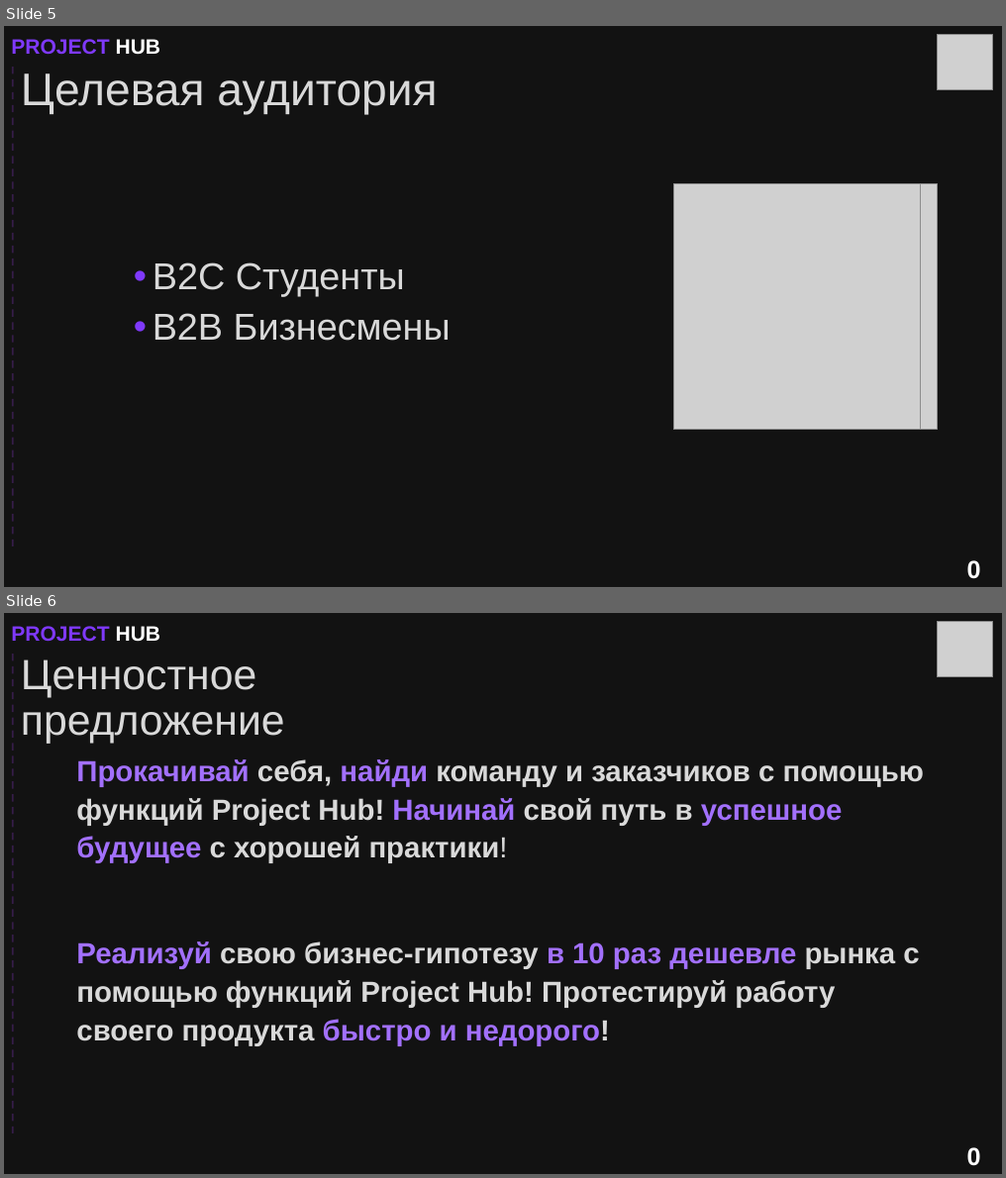
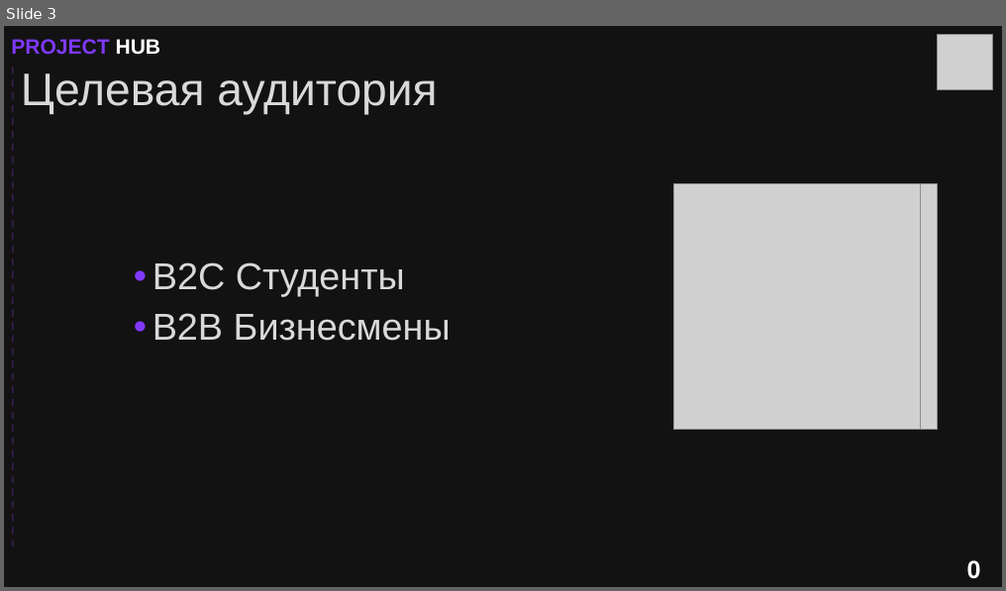
Before and after one commit to vshakitskiy/projecthub, a slide deck: download/projecthub.pptx. Shown one above the other, each under a label of ours: slides 5 and 6 before the commit, slide 3 after it. The pictures are 1006x1178 and 1006x591 pixels, drawn with LibreOffice and Linux fonts; fonts in the diff are those of the drawing; grey boxes stand for pictures. Boxes give left, top, right and bottom in pixels: in the first picture for what was removed or moved away, otherwise in the second. Text is boxed around its words. In the diff, an @@ line names an element or a change of style, - is before the commit and + after.

```diff
--- a/download/projecthub.pptx
+++ b/download/projecthub.pptx
@@ slide 6 removed at [4,613,1002,1174], background #121212 @@
@@ text removed at [11,626,161,642] @@
-PROJECT HUB
@@ picture removed at [938,621,993,676] @@
@@ line removed from (13, 655) to (13, 1134) @@
@@ text removed at [21,660,285,744] @@
-Ценностное предложение
@@ text removed at [76,760,924,863] @@
-Прокачивай себя, найди команду и заказчиков с помощью функций Project Hub! Начинай свой путь в успешное будущее с хорошей практики!
@@ text removed at [76,942,919,1046] @@
-Реализуй свою бизнес-гипотезу в 10 раз дешевле рынка с помощью функций Project Hub! Протестируй работу своего продукта быстро и недорого!
@@ text removed at [960,1138,1002,1174] @@
-05
@@ what was slide 5 is now slide 3 @@
```
Also in this commit, not shown: 4 slides changed, 5 other files.
